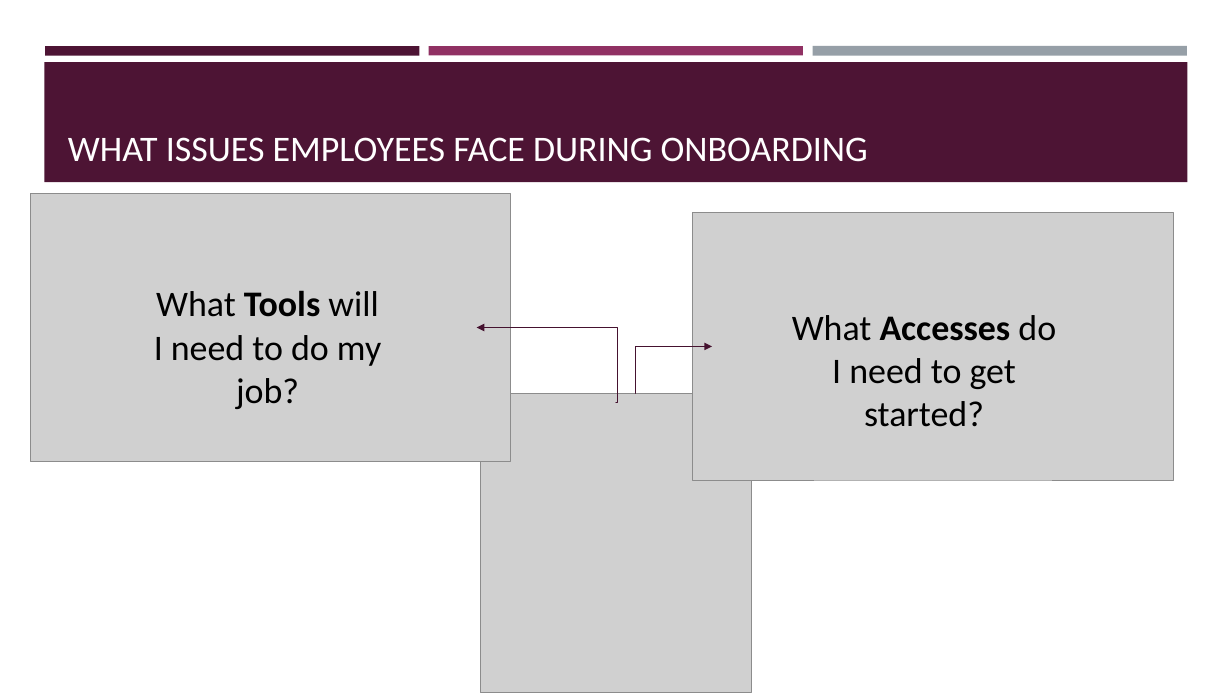
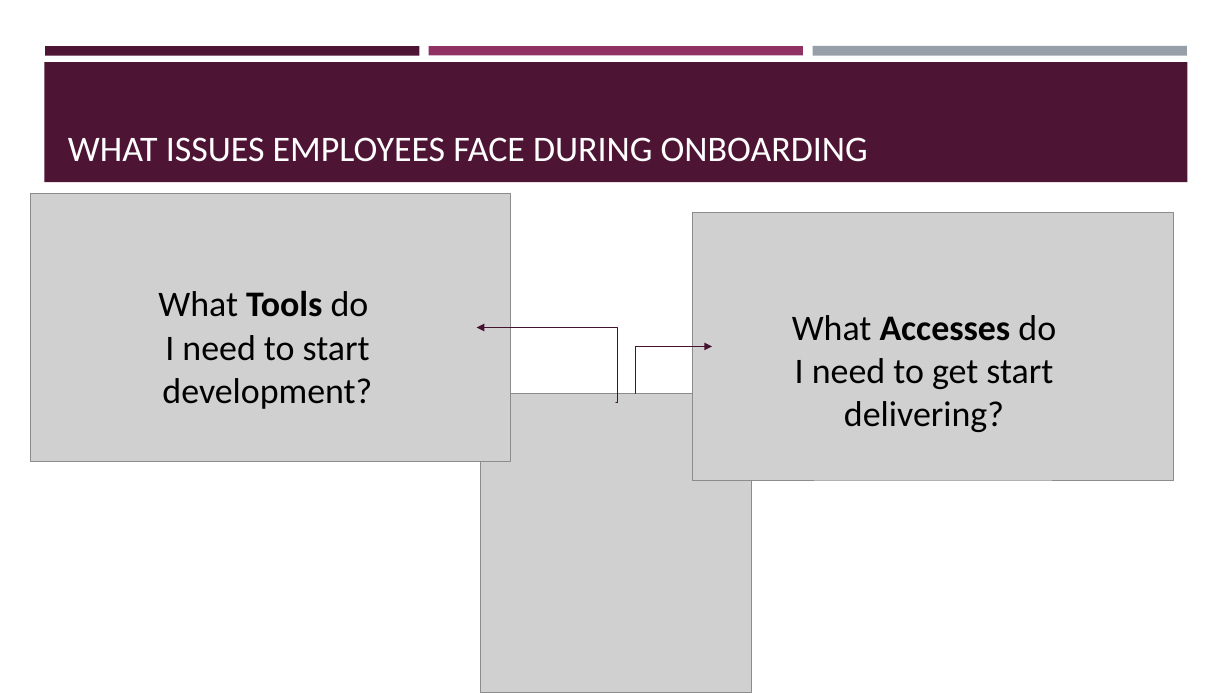
Before and after one commit to samiya-tamboli/samiya-tamboli, a slide deck: slide 2 of TECH_ENABLERS.pptx. Drawn at 1232x693 pixels with LibreOffice and Linux fonts; fonts in the diff are those of the drawing; grey boxes stand for pictures. Boxes give left, top, right and bottom in pixels: in the first picture for what was removed or moved away, otherwise in the second. Text is boxed around its words. In the diff, an @@ line names an element or a change of style, - is before the commit and + after.

```diff
--- a/TECH_ENABLERS.pptx
+++ b/TECH_ENABLERS.pptx
@@ text at (158, 290, 372, 409): text changed @@
-What Tools will I need to do my job?
+What Tools do
+I need to start development?
@@ text at (792, 315, 1056, 432): text changed @@
-What Accesses do I need to get started?
+What Accesses do I need to get start delivering?
```
Also in this commit, not shown: 5 other slides changed.
